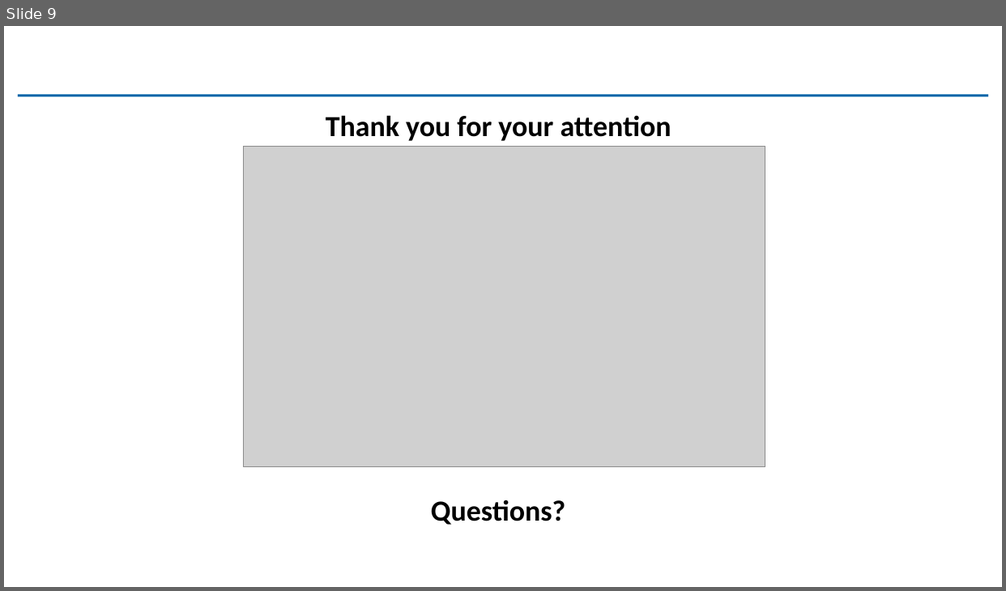
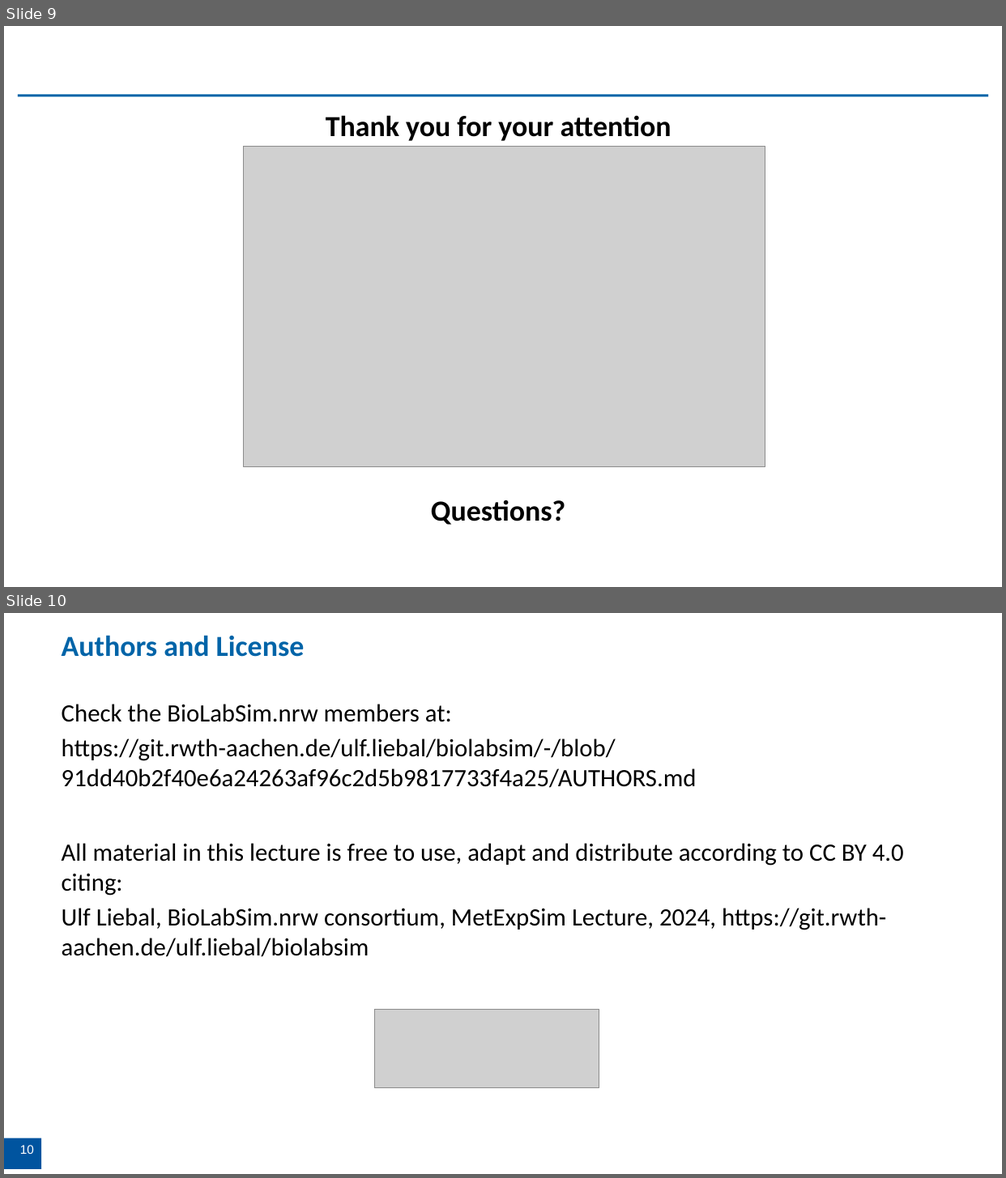
Before and after one commit to iAMB-RWTH-Aachen/BioLabSim, a slide deck: Resources/MetEngSim/MetEngSim_Introduction.pptx. Shown one above the other, each under a label of ours: slide 9 before the commit, slides 9 and 10 after it. The pictures are 1006x591 and 1006x1178 pixels, drawn with LibreOffice and Linux fonts; fonts in the diff are those of the drawing; grey boxes stand for pictures; background and template pictures are left out. Boxes give left, top, right and bottom in pixels: in the first picture for what was removed or moved away, otherwise in the second. Text is boxed around its words. In the diff, an @@ line names an element or a change of style, - is before the commit and + after.

Commit message:
add license to GenExpMod, MetEngSim, GrowthCurve

```diff
--- a/Resources/MetEngSim/MetEngSim_Introduction.pptx
+++ b/Resources/MetEngSim/MetEngSim_Introduction.pptx
@@ slide 10 added at (4,613,1002,1174), background #FFFFFF @@
@@ title added at (62,635,305,657), 28 pt, text #0064A8, bold @@
+Authors and License
@@ text added at (62,704,697,788), 24 pt, text #000000 @@
+Check the BioLabSim.nrw members at:
+https://git.rwth-aachen.de/ulf.liebal/biolabsim/-/blob/91dd40b2f40e6a24263af96c2d5b9817733f4a25/AUTHORS.md
@@ text added at (62,843,904,957), 24 pt, text #000000 @@
+All material in this lecture is free to use, adapt and distribute according to CC BY 4.0 citing:
+Ulf Liebal, BioLabSim.nrw consortium, MetExpSim Lecture, 2024, https://git.rwth-aachen.de/ulf.liebal/biolabsim
@@ picture added at (374,1009,599,1088) @@
@@ page number added at (4,1139,41,1170), fill #00549F, 12 pt, text #FFFFFF @@
+10
```
Also in this commit, not shown: 5 slides changed, 3 other files.
